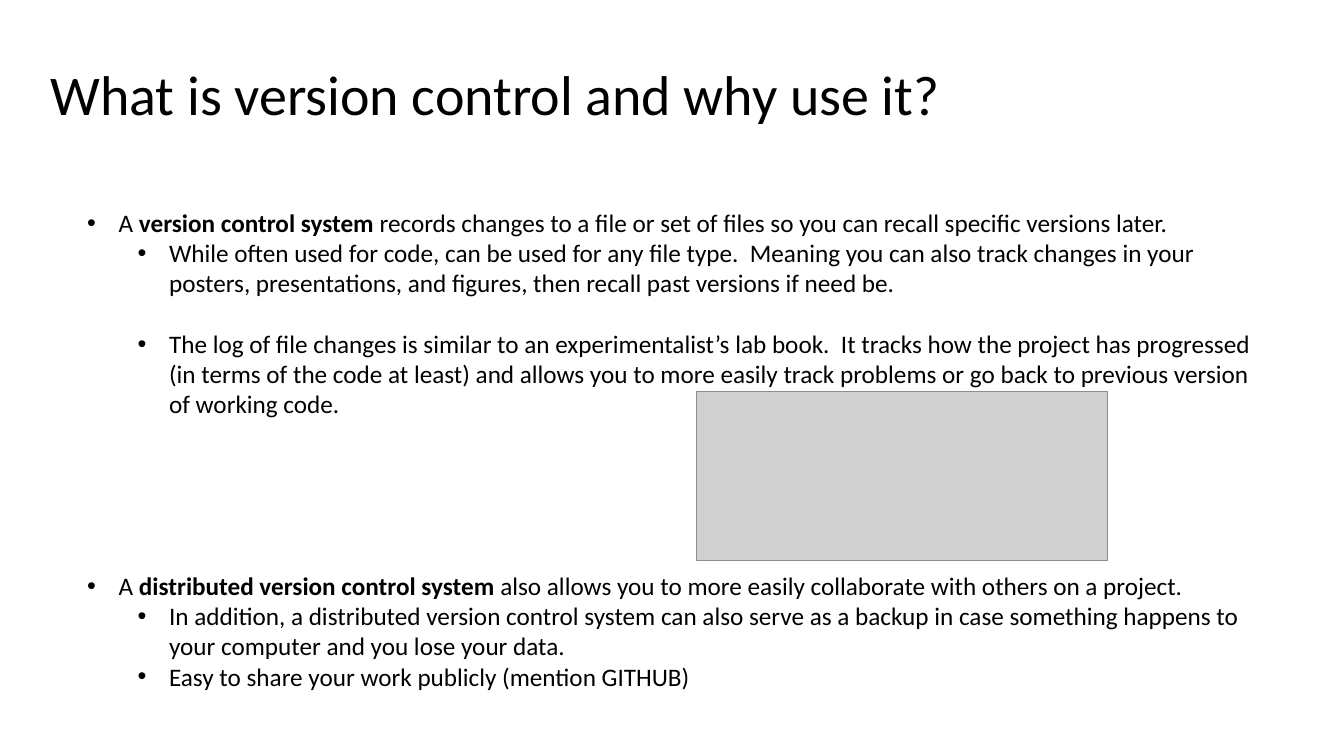
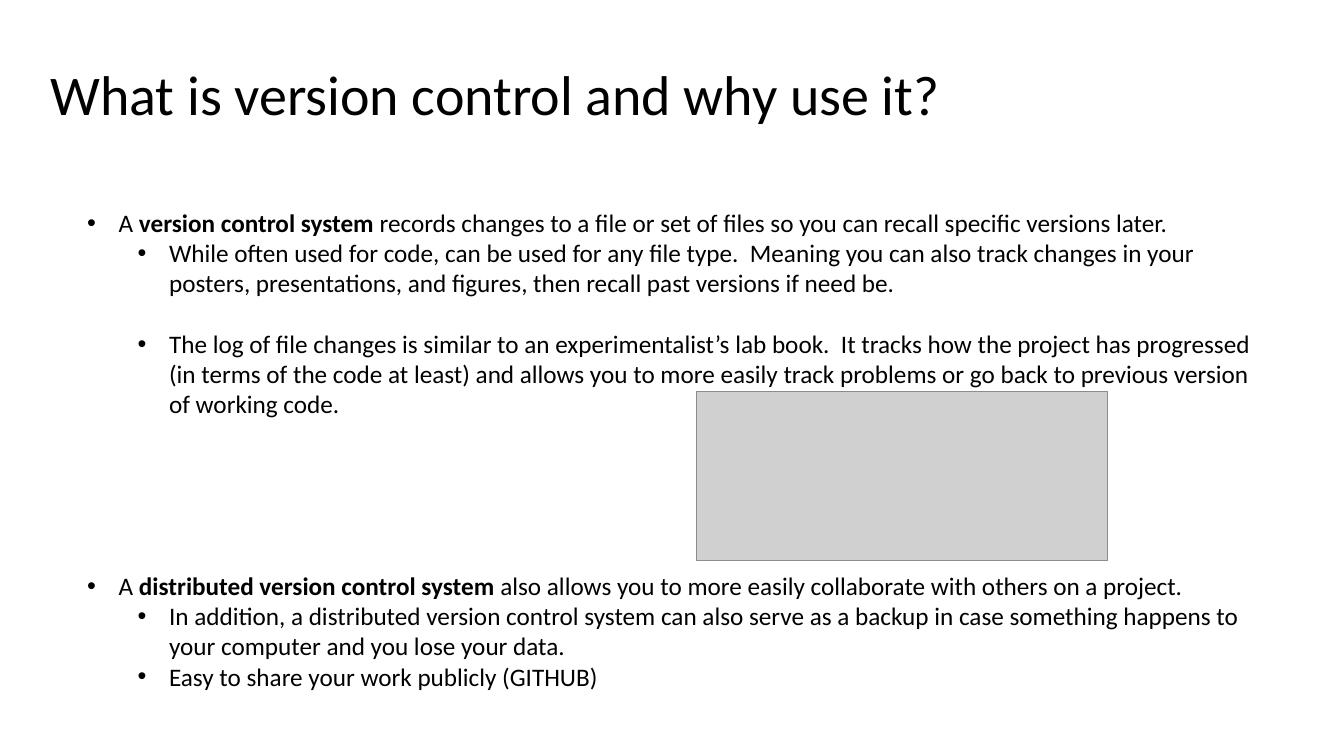
Before and after one commit to jwrauch/git-group-meeting-presentation, a slide deck: slide 3 of learn-to-git.pptx. Drawn at 1344x756 pixels with LibreOffice and Linux fonts; fonts in the diff are those of the drawing; grey boxes stand for pictures. Boxes give left, top, right and bottom in pixels: in the first picture for what was removed or moved away, otherwise in the second. Text is boxed around its words. In the diff, an @@ line names an element or a change of style, - is before the commit and + after.

```diff
--- a/learn-to-git.pptx
+++ b/learn-to-git.pptx
@@ text at bbox=[169, 667, 597, 690]: text changed @@
-  • Easy to share your work publicly (mention GITHUB)
+  • Easy to share your work publicly (GITHUB)
```
